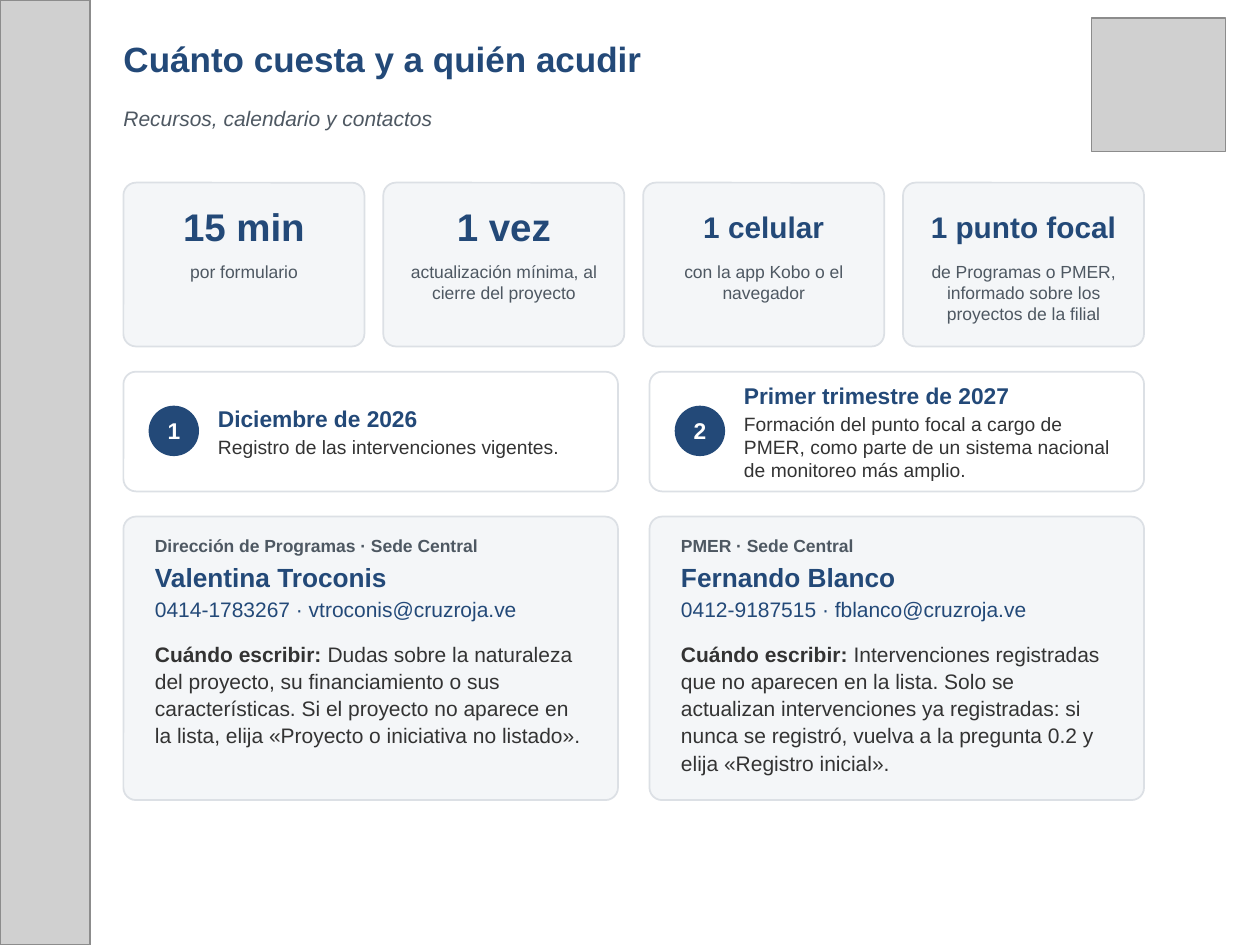
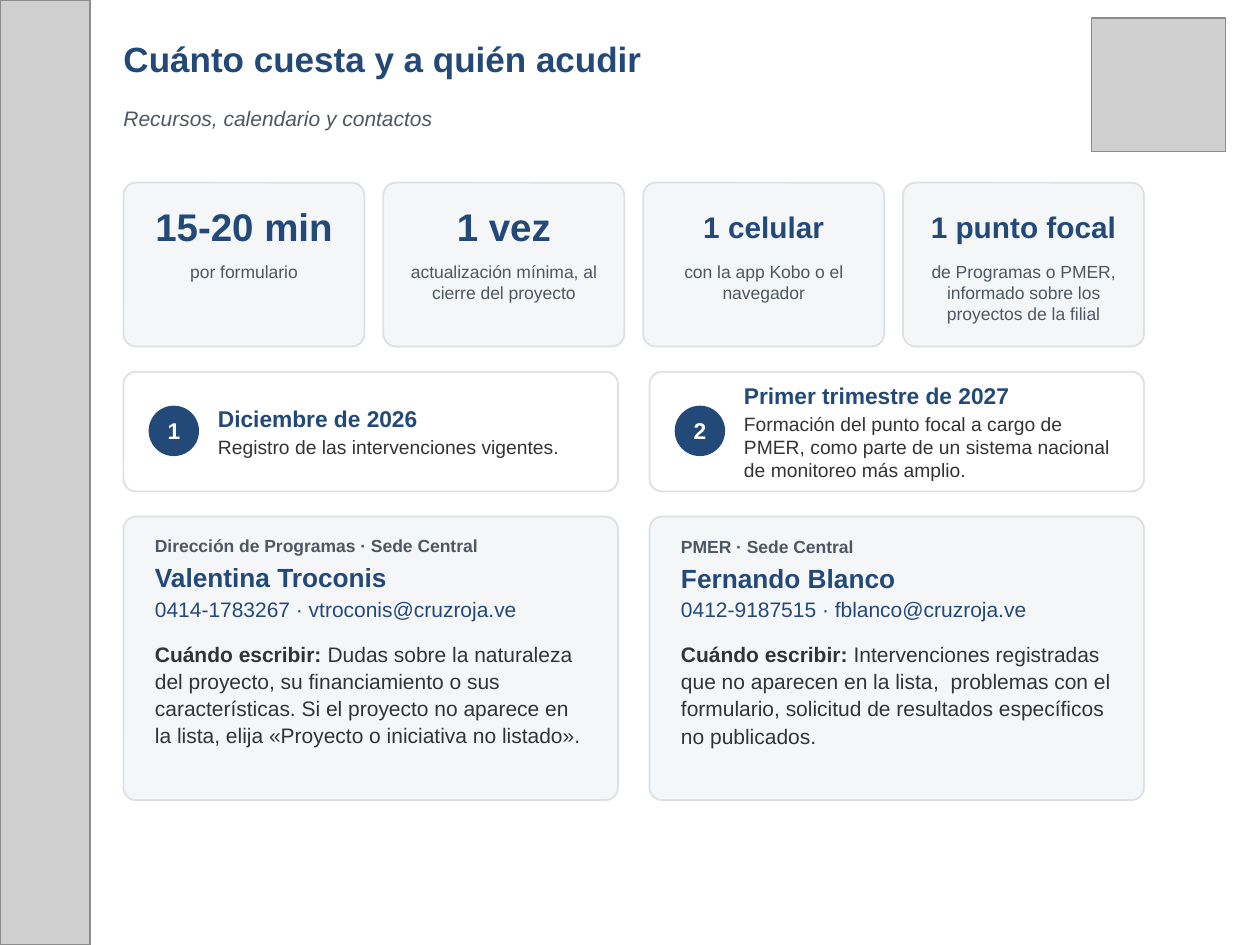
Before and after one commit to fmblancop/Hoja-de-Ruta-CRV, a slide deck: slide 14 of Hoja_de_Ruta_CRV_presentacion.pptx. Drawn at 1260x945 pixels with LibreOffice and Linux fonts; fonts in the diff are those of the drawing; grey boxes stand for pictures. Boxes give left, top, right and bottom in pixels: in the first picture for what was removed or moved away, otherwise in the second. Text is boxed around its words. In the diff, an @@ line names an element or a change of style, - is before the commit and + after.

```diff
--- a/Hoja_de_Ruta_CRV_presentacion.pptx
+++ b/Hoja_de_Ruta_CRV_presentacion.pptx
@@ text at [155,213,332,242]: text changed @@
-15 min
+15-20 min
@@ text at [681,646,1110,748]: text changed @@
-Cuándo escribir: Intervenciones registradas que no aparecen en la lista. Solo se actualizan intervenciones ya registradas: si nunca se registró, vuelva a la pregunta 0.2 y elija «Registro inicial».
+Cuándo escribir: Intervenciones registradas que no aparecen en la lista, problemas con el formulario, solicitud de resultados específicos no publicados.
```
Also in this commit, not shown: 6 other slides changed, 1 other file.
